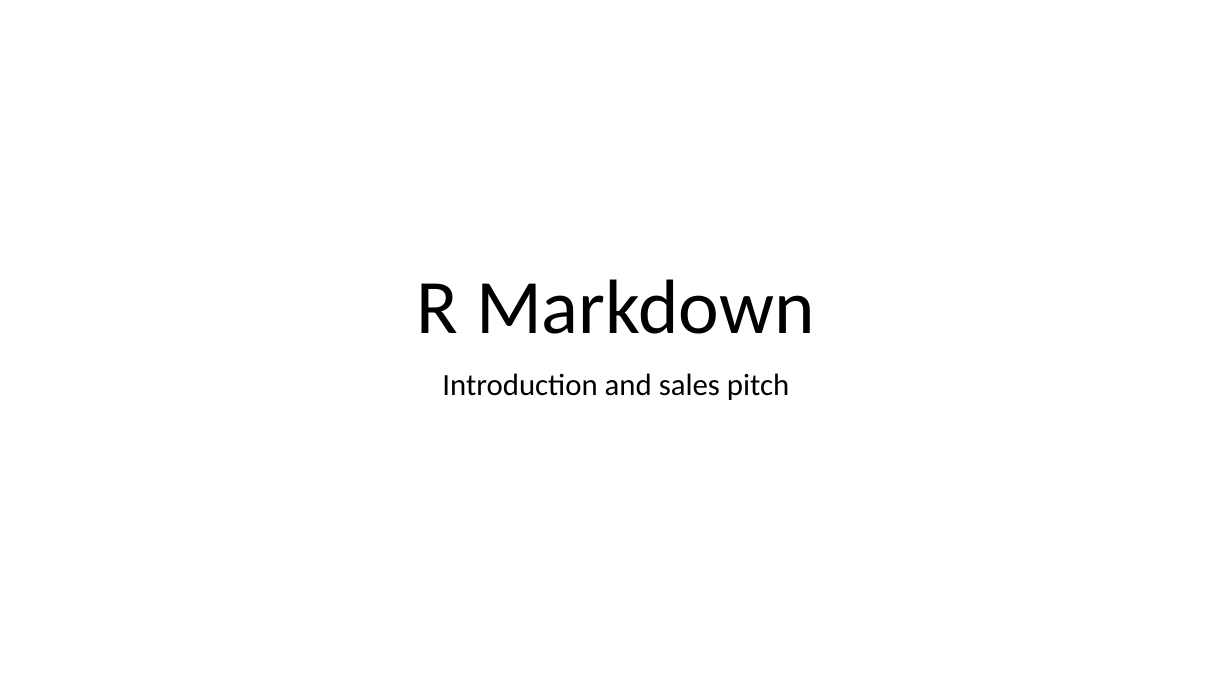
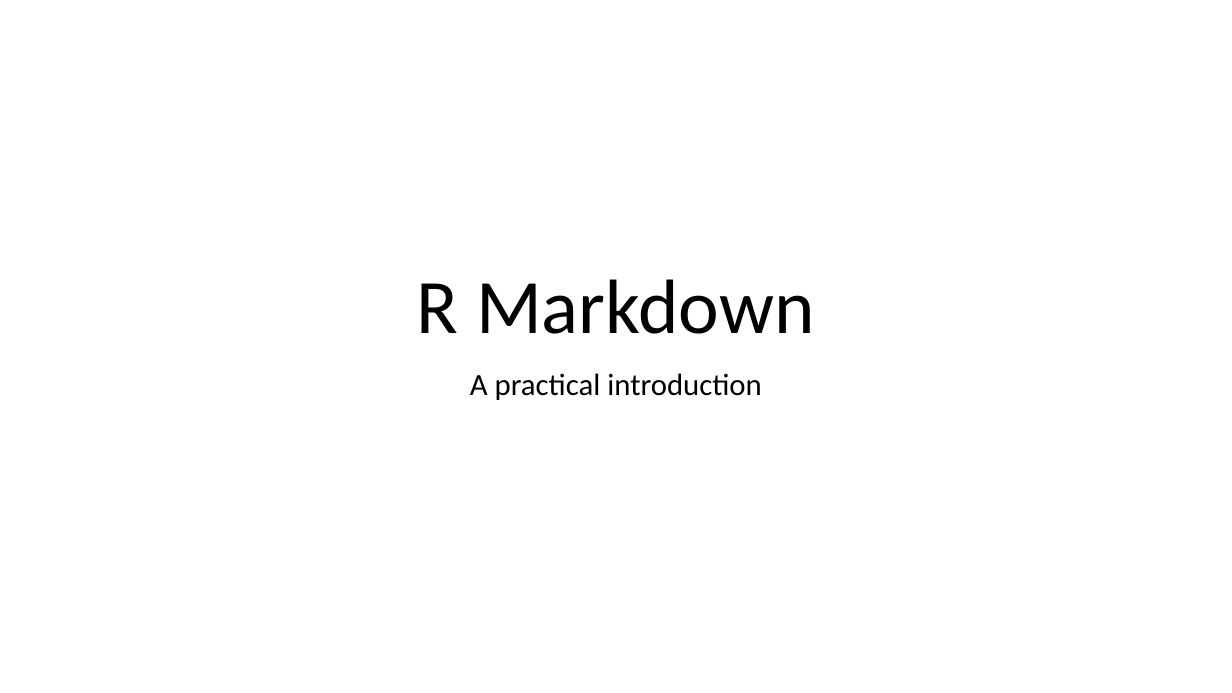
Before and after one commit to Cmell/BBMarkdownTalkSpring2018, a slide deck: slide 1 of MarkdownBBSp2018.pptx. Drawn at 1232x693 pixels with LibreOffice and Linux fonts; fonts in the diff are those of the drawing. Boxes give left, top, right and bottom in pixels: in the first picture for what was removed or moved away, otherwise in the second. Text is boxed around its words. In the diff, an @@ line names an element or a change of style, - is before the commit and + after.

```diff
--- a/MarkdownBBSp2018.pptx
+++ b/MarkdownBBSp2018.pptx
@@ subtitle at (470,373,762,400): text changed @@
-Introduction and sales pitch
+A practical introduction
```
Also in this commit, not shown: 4 other slides changed, 4 slides added, 3 other files.
